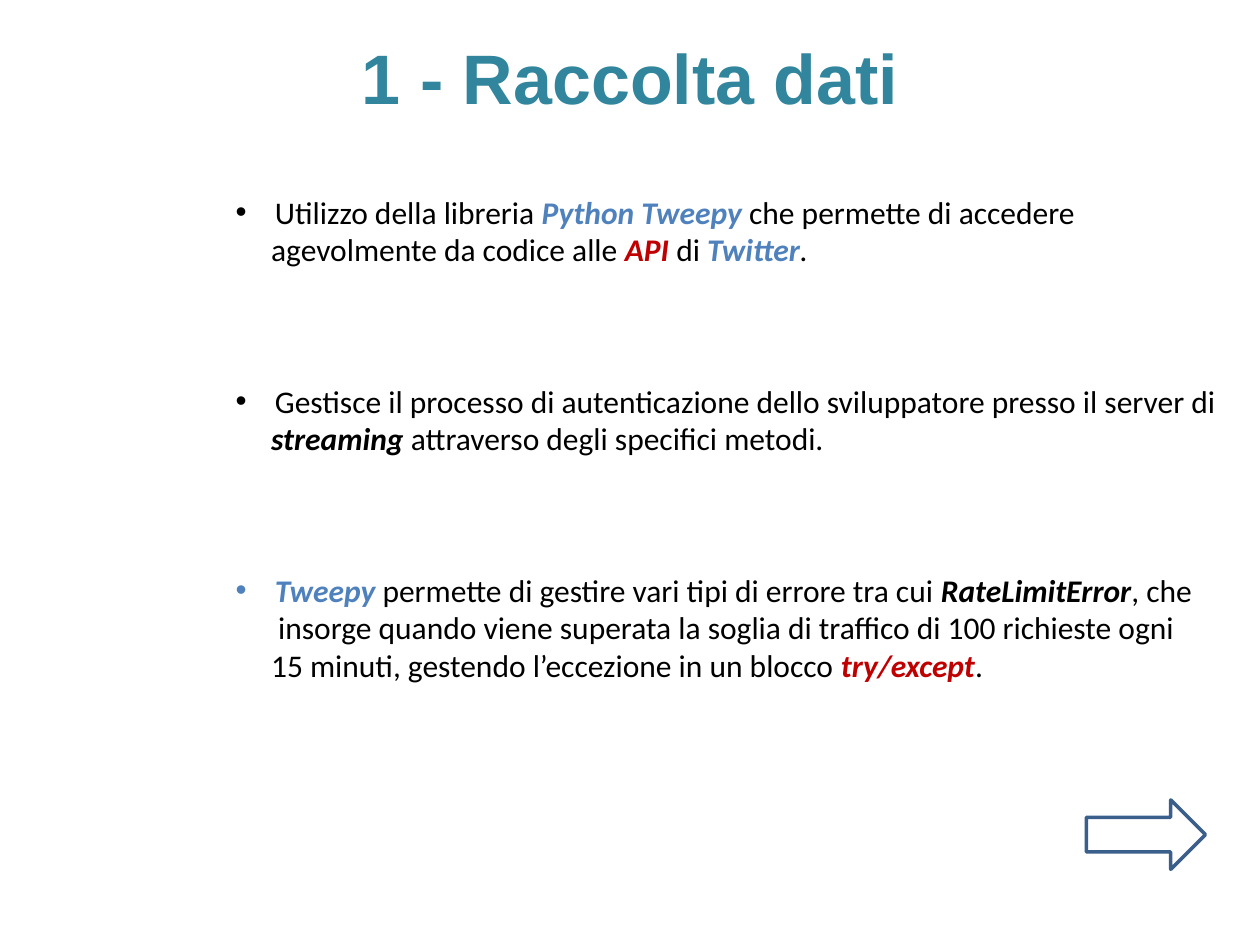
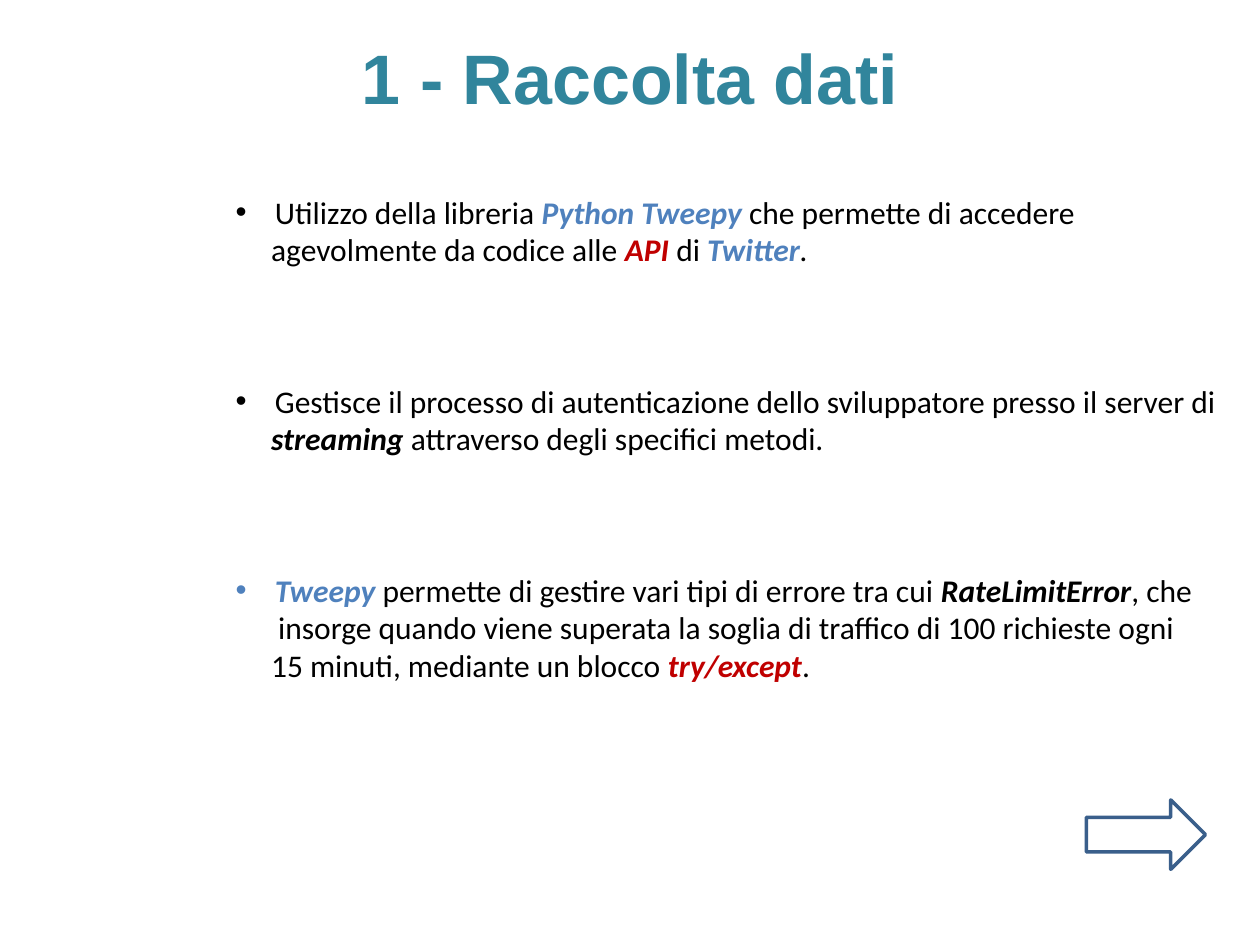
Before and after one commit to sidious1991/TesiLatex, a slide deck: slide 16 of PRESENTAZIONE_TESI/presentazione_agostini_stefano.pptx. Drawn at 1260x945 pixels with LibreOffice and Linux fonts; fonts in the diff are those of the drawing; background and template pictures are left out. Boxes give left, top, right and bottom in pixels: in the first picture for what was removed or moved away, otherwise in the second. Text is boxed around its words. In the diff, an @@ line names an element or a change of style, - is before the commit and + after.

```diff
--- a/PRESENTAZIONE_TESI/presentazione_agostini_stefano.pptx
+++ b/PRESENTAZIONE_TESI/presentazione_agostini_stefano.pptx
@@ text at [271, 655, 810, 682]: text changed @@
-15 minuti, gestendo l’eccezione in un blocco try/except.
+15 minuti, mediante un blocco try/except.
```
Also in this commit, not shown: 6 other slides changed, 9 slides added, 3 other files.
